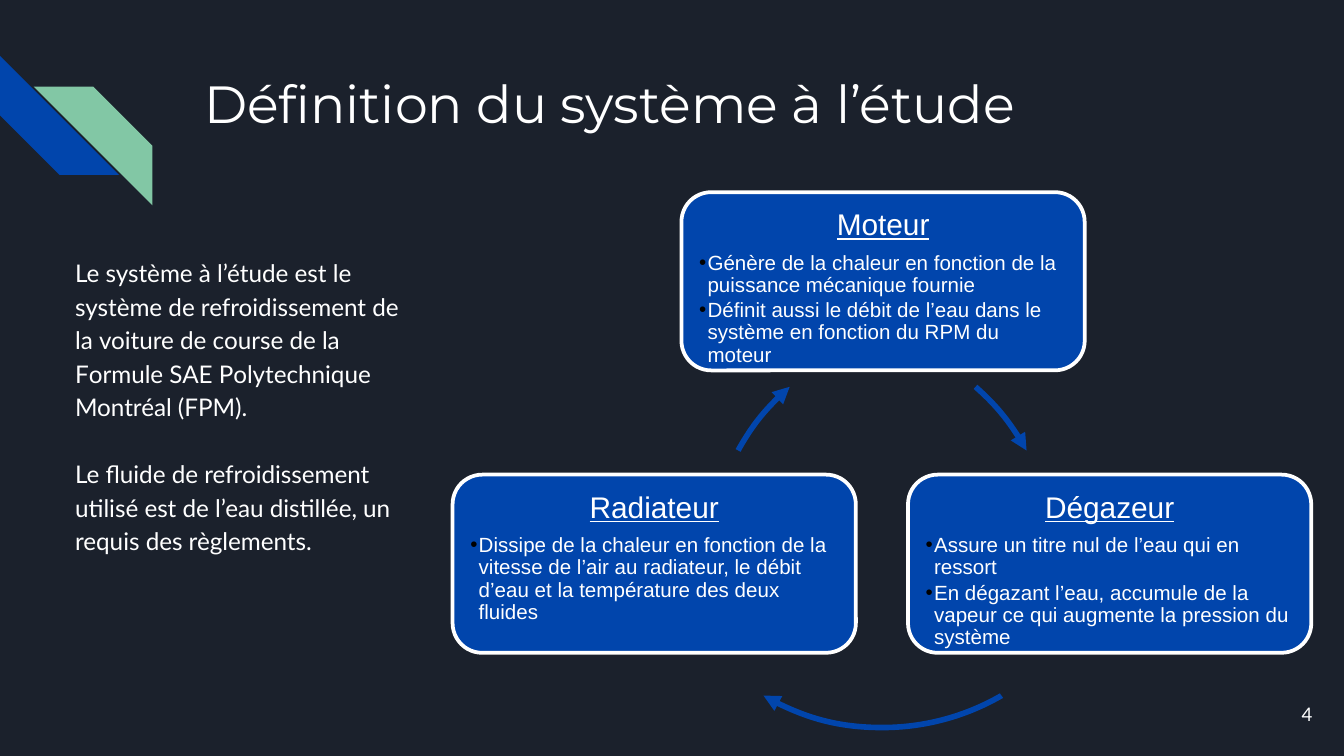
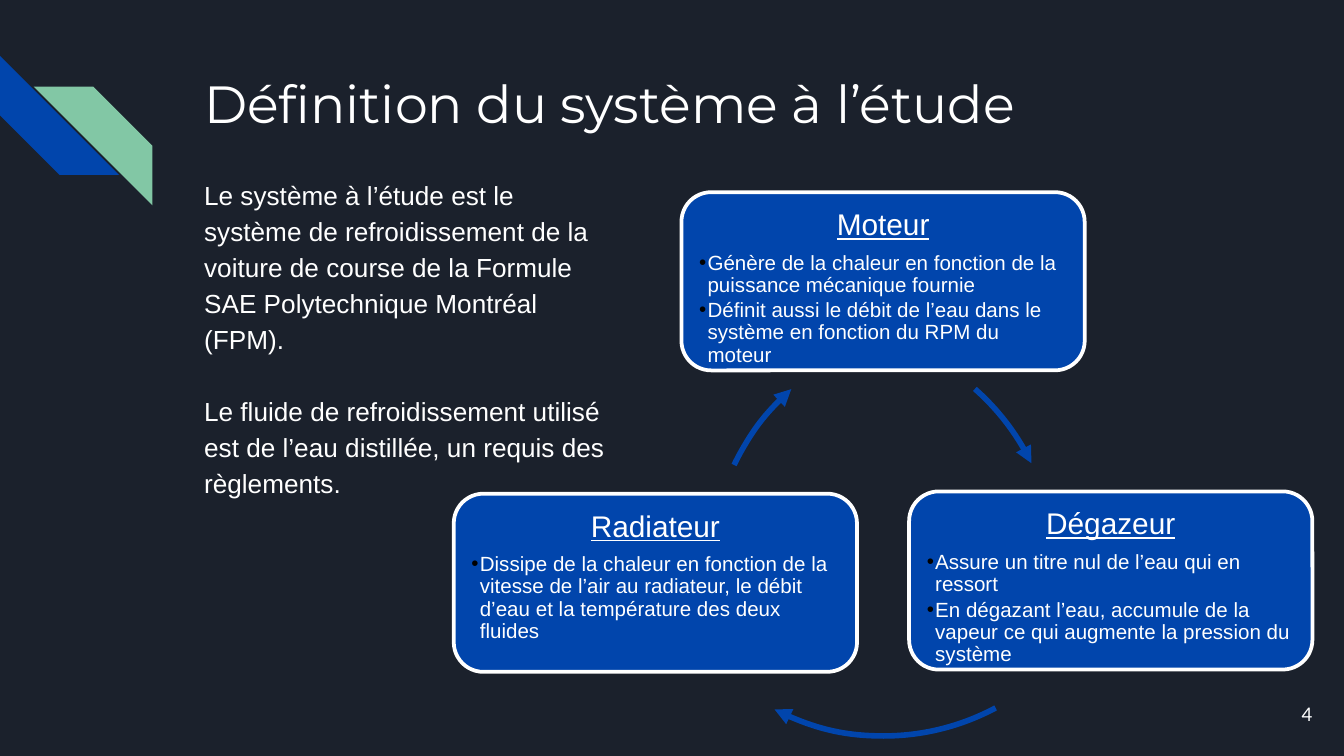
Before and after one commit to Luckabarbeau/Final_projet_mec8211, a slide deck: slide 4 of Presentation-projet-de-session.pptx. Drawn at 1344x756 pixels with LibreOffice and Linux fonts; fonts in the diff are those of the drawing. Boxes give left, top, right and bottom in pixels: in the first picture for what was removed or moved away, otherwise in the second. Text is boxed around its words. In the diff, an @@ line names an element or a change of style, - is before the commit and + after.

```diff
--- a/Presentation-projet-de-session.pptx
+++ b/Presentation-projet-de-session.pptx
@@ text "Le système à l’étude est ...": place and size @@
-text "Le système à l’étude est ..." at [75, 263, 398, 555]
+text "Le système à l’étude est ..." at [204, 185, 604, 499]
@@ text "Le système à l’étude est ..." at [204, 185, 604, 499]: size 13 to 14 pt, font Lato to Arial @@
@@ freeform shape: place and size @@
-freeform shape at [645, 253, 1120, 727]
+freeform shape at [646, 261, 1121, 735]
@@ freeform shape at [581, 329, 1055, 756]: outline redrawn @@
@@ freeform shape at [711, 329, 1185, 756]: outline redrawn @@
@@ 2 rounded rectangles, 1 text: place and size @@
-2 rounded rectangles, 1 text at [453, 474, 1312, 653]
+2 rounded rectangles, 1 text at [454, 492, 1312, 672]
@@ text "Dégazeur": place and size @@
-text "Dégazeur" at [926, 496, 1289, 649]
+text "Dégazeur" at [927, 512, 1290, 666]
```
Also in this commit, not shown: 12 other slides changed, 2 other files.
